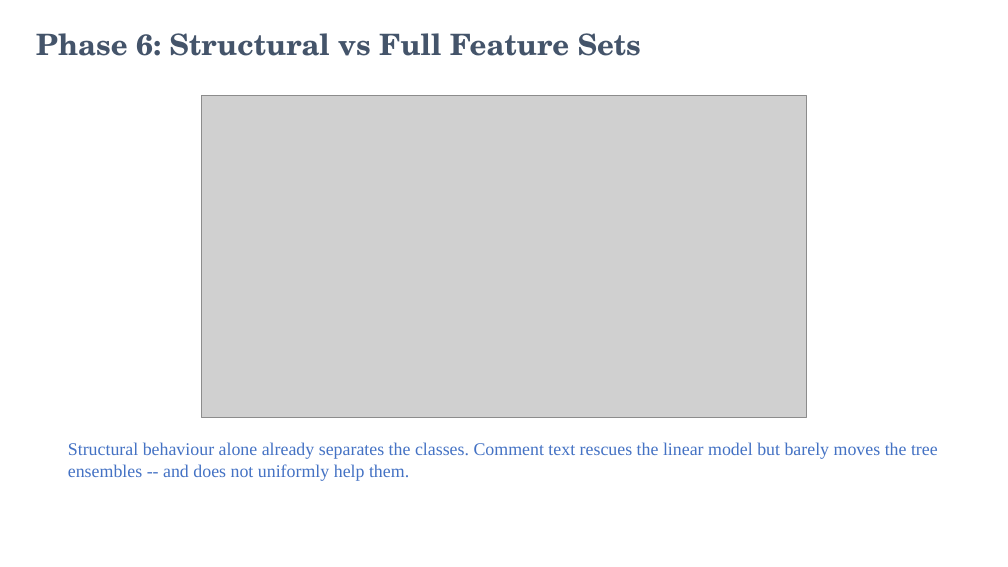
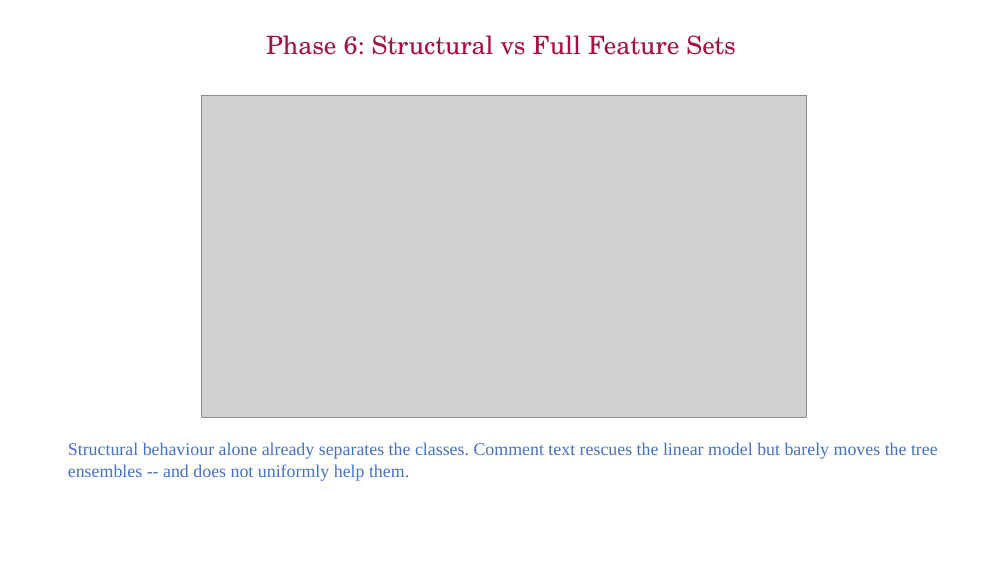
Before and after one commit to CognacStealer/BIgData, a slide deck: slide 14 of reports/MMDS_EndSem_Wikimedia_Bot_Detection.pptx. Drawn at 1008x567 pixels with LibreOffice and Linux fonts; fonts in the diff are those of the drawing; grey boxes stand for pictures; background and template pictures are left out. Boxes give left, top, right and bottom in pixels: in the first picture for what was removed or moved away, otherwise in the second. Text is boxed around its words. In the diff, an @@ line names an element or a change of style, - is before the commit and + after.

```diff
--- a/reports/MMDS_EndSem_Wikimedia_Bot_Detection.pptx
+++ b/reports/MMDS_EndSem_Wikimedia_Bot_Detection.pptx
@@ title "Phase 6: Structural vs Full ..." at box(266, 35, 735, 55): size 28 to 24 pt, text colour #44546A to #A4123F, bold off; alignment left to centre @@
```
Also in this commit, not shown: 22 other slides changed, 2 other files.
